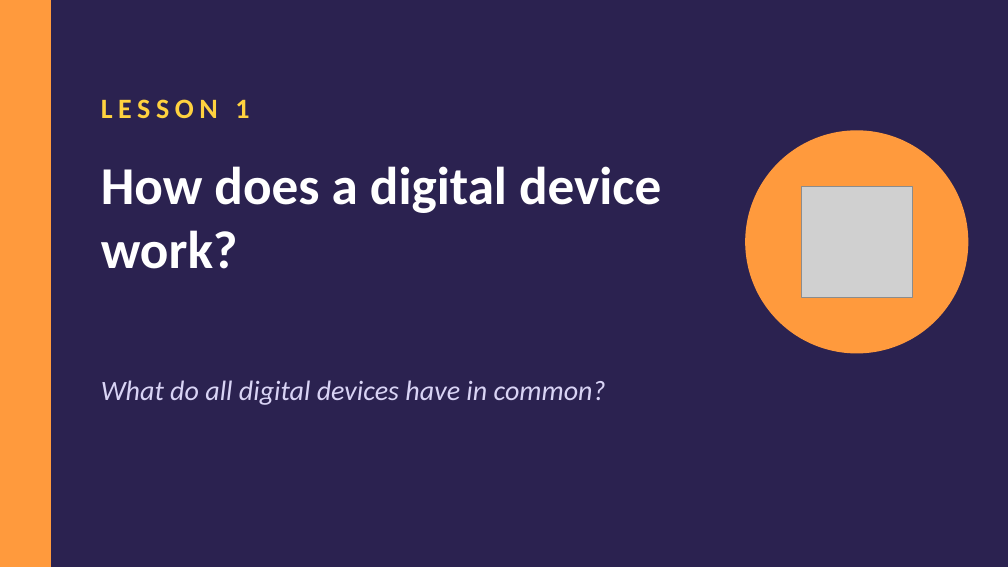
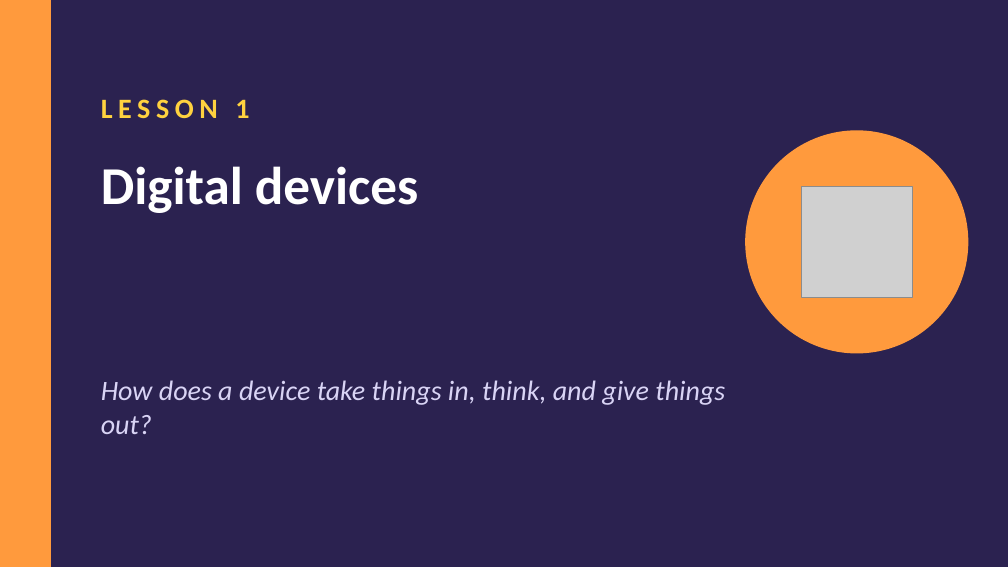
Before and after one commit to abualrif22-glitch/NBC, a slide deck: slide 3 of resources/Year-3/Y3 Unit summary - Connecting Computers.pptx. Drawn at 1008x567 pixels with LibreOffice and Linux fonts; fonts in the diff are those of the drawing; grey boxes stand for pictures. Boxes give left, top, right and bottom in pixels: in the first picture for what was removed or moved away, otherwise in the second. Text is boxed around its words. In the diff, an @@ line names an element or a change of style, - is before the commit and + after.

```diff
--- a/resources/Year-3/Y3 Unit summary - Connecting Computers.pptx
+++ b/resources/Year-3/Y3 Unit summary - Connecting Computers.pptx
@@ text at [101,166,419,213]: text changed @@
-How does a digital device work?
+Digital devices
@@ text at [101,380,725,434]: text changed @@
-What do all digital devices have in common?
+How does a device take things in, think, and give things out?
```
Also in this commit, not shown: 14 other slides changed, 15 slides added, 68 slides removed, 1 other file.
